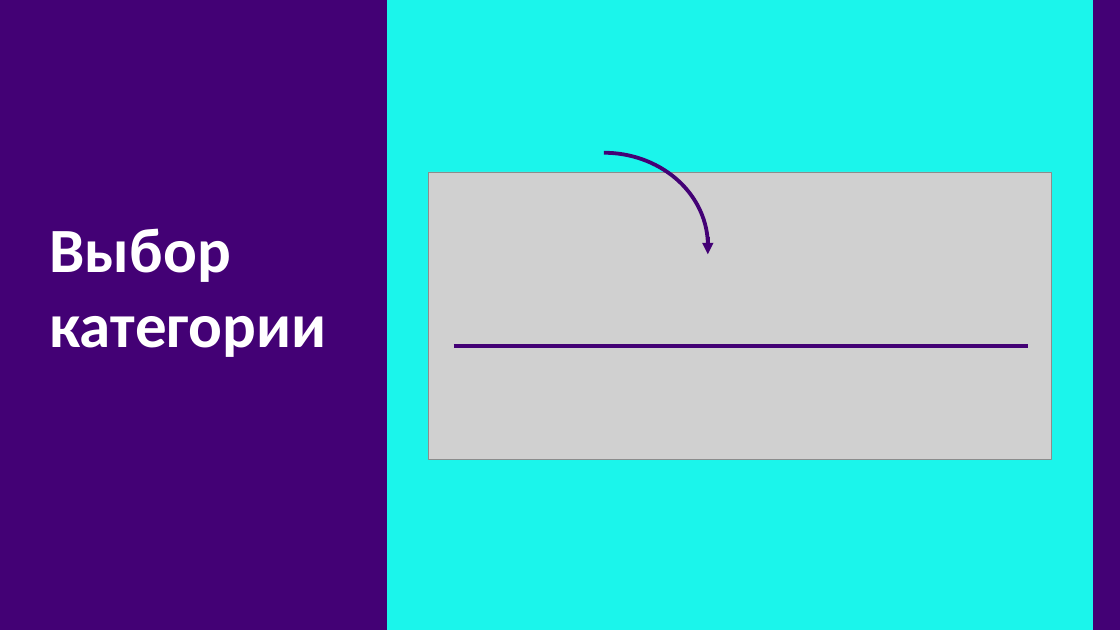
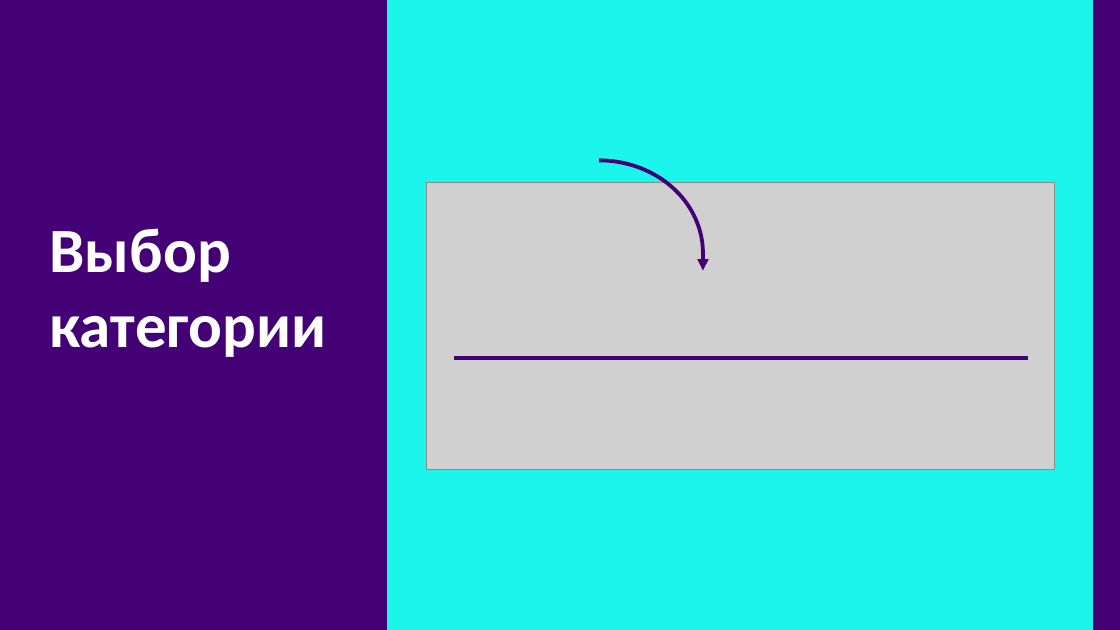
Before and after one commit to stepina-ylia22-02-20-07/-3-, a slide deck: slide 5 of Квиз.pptx. Drawn at 1120x630 pixels with LibreOffice and Linux fonts; fonts in the diff are those of the drawing; grey boxes stand for pictures. Boxes give left, top, right and bottom in pixels: in the first picture for what was removed or moved away, otherwise in the second. Text is boxed around its words. In the diff, an @@ line names an element or a change of style, - is before the commit and + after.

Commit message:
Презентация

```diff
--- a/Квиз.pptx
+++ b/Квиз.pptx
@@ arc (boxed as its full ellipse): place and size @@
-arc (boxed as its full ellipse) at box(500, 153, 707, 339)
+arc (boxed as its full ellipse) at box(495, 160, 702, 346)
@@ picture: place and size @@
-picture at box(429, 172, 1052, 460)
+picture at box(427, 182, 1055, 470)
@@ arrow moved from (708, 237) - (708, 255) to (703, 253) - (703, 271) @@
@@ line moved from (454, 345) - (1028, 345) to (454, 359) - (1028, 359) @@
```
